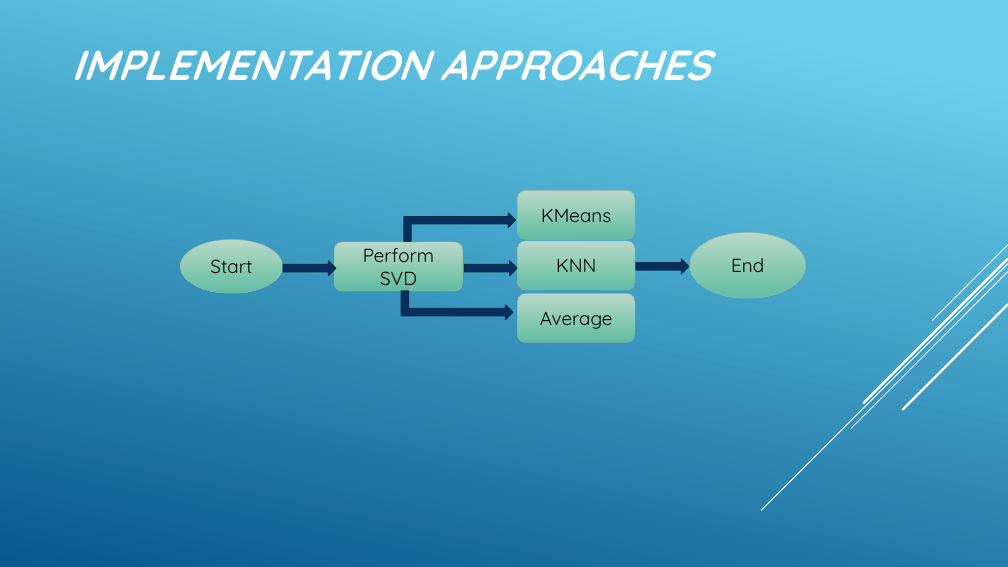
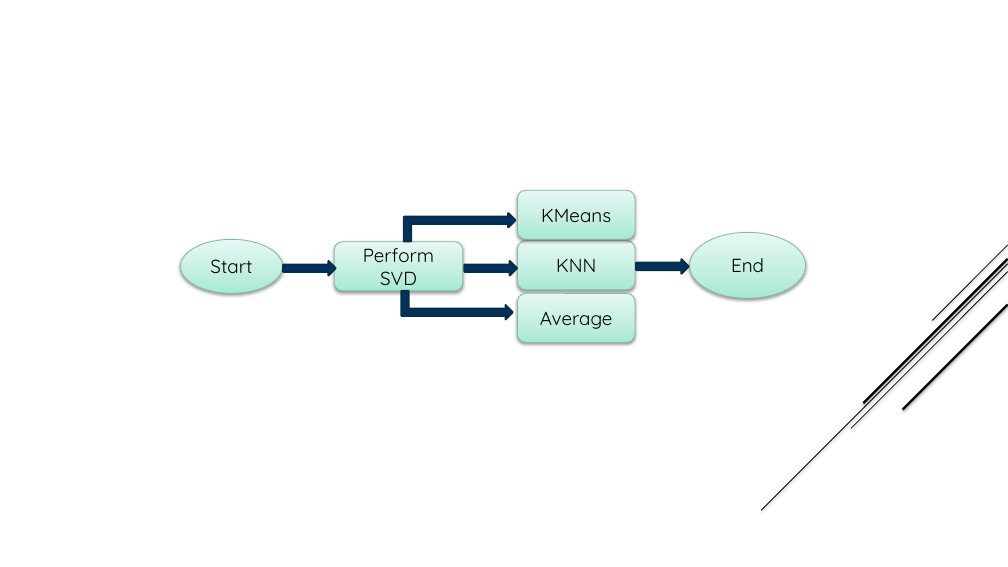
Before and after one commit to chittaranjan-rath/Parallel-Face-Recognition, a slide deck: slide 20 of Parellel_Face_Recognition.pptx (slide 8 before the commit). Drawn at 1008x567 pixels with LibreOffice and Linux fonts; fonts in the diff are those of the drawing. Boxes give left, top, right and bottom in pixels: in the first picture for what was removed or moved away, otherwise in the second. Text is boxed around its words. In the diff, an @@ line names an element or a change of style, - is before the commit and + after.

```diff
--- a/Parellel_Face_Recognition.pptx
+++ b/Parellel_Face_Recognition.pptx
@@ background gradient #6ED2EB to #06588E to #FFFFFF @@
@@ text removed at bbox=[71, 50, 710, 81] @@
-IMPLEMENTATION APPROACHES
@@ ellipse "End" at bbox=[690, 232, 806, 298]: fill gradient #B9DACA to #63BEA2 to gradient #A7E9D3 to #C2EEDF to #E7F9F3; outline #8AB7A1 0.75 pt to #89B6A1 0.75 pt; shadow on @@
@@ ellipse "Start" at bbox=[181, 240, 283, 293]: fill gradient #B9DACA to #63BEA2 to gradient #A7E9D3 to #C2EEDF to #E7F9F3; outline #8AB7A1 0.75 pt to #89B6A1 0.75 pt; shadow on @@
@@ outline #043148 1.25 pt to #033047 2 pt; proportions changed in 5 elements at bbox=[402, 291, 513, 319], bbox=[404, 213, 515, 241], bbox=[636, 259, 688, 274], bbox=[464, 261, 516, 275], bbox=[284, 261, 336, 275] @@
@@ line (1008, 264) - (761, 510): stroke #FFFFFF 0.75 pt to #000000 0.74 pt @@
@@ line (1008, 259) - (864, 403): stroke #FFFFFF 2.25 pt to #000000 2.24 pt @@
@@ line (1008, 245) - (932, 321): stroke #FFFFFF 0.75 pt to #000000 0.74 pt @@
@@ fill gradient #B9DACA to #63BEA2 to gradient #A7E9D3 to #C2EEDF to #E7F9F3; outline #8AB7A1 0.75 pt to #89B6A1 0.75 pt; shadow on; proportions changed in 4 elements at bbox=[334, 242, 463, 291], bbox=[518, 241, 635, 290], bbox=[518, 191, 635, 240], bbox=[518, 293, 635, 343] @@
@@ line (1008, 271) - (851, 429): stroke #FFFFFF 0.75 pt to #000000 0.74 pt @@
@@ line (1008, 305) - (903, 410): stroke #FFFFFF 2.25 pt to #000000 2.24 pt @@
```
Also in this commit, not shown: 9 other slides changed, 14 slides added, 3 slides removed.
